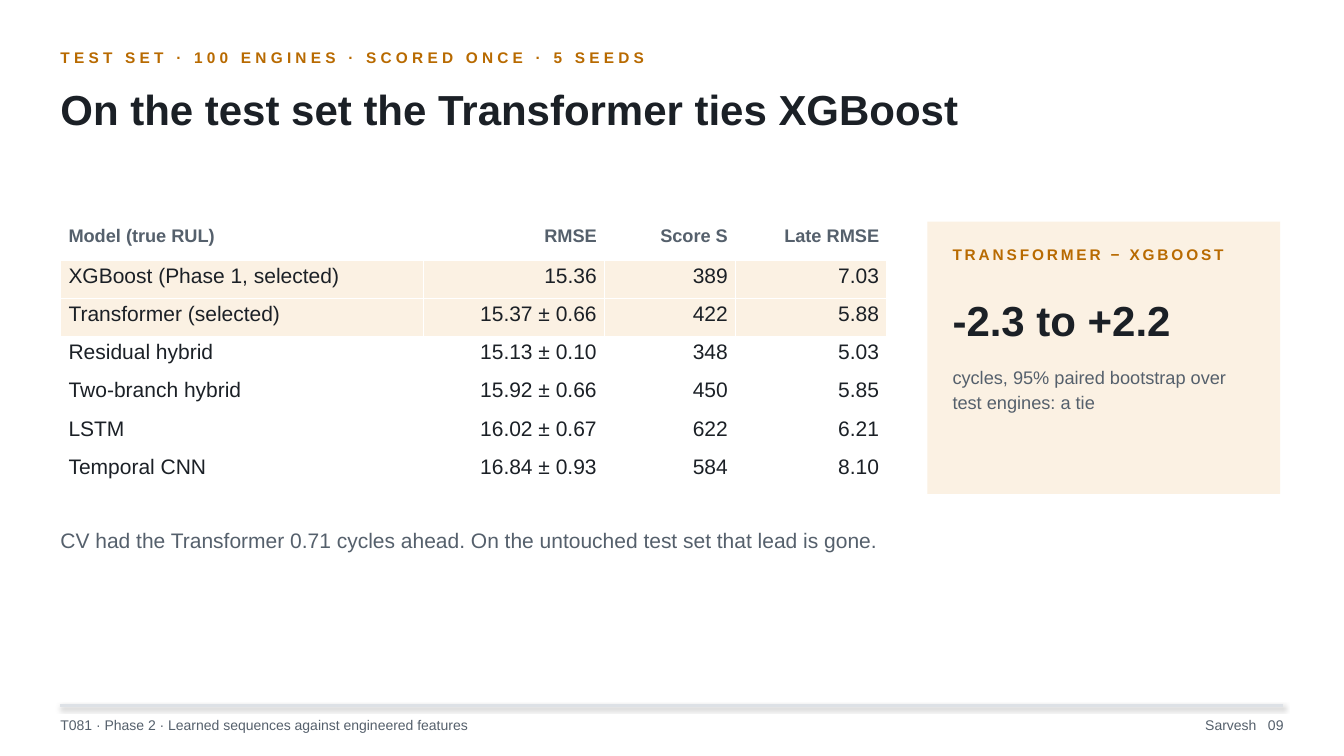
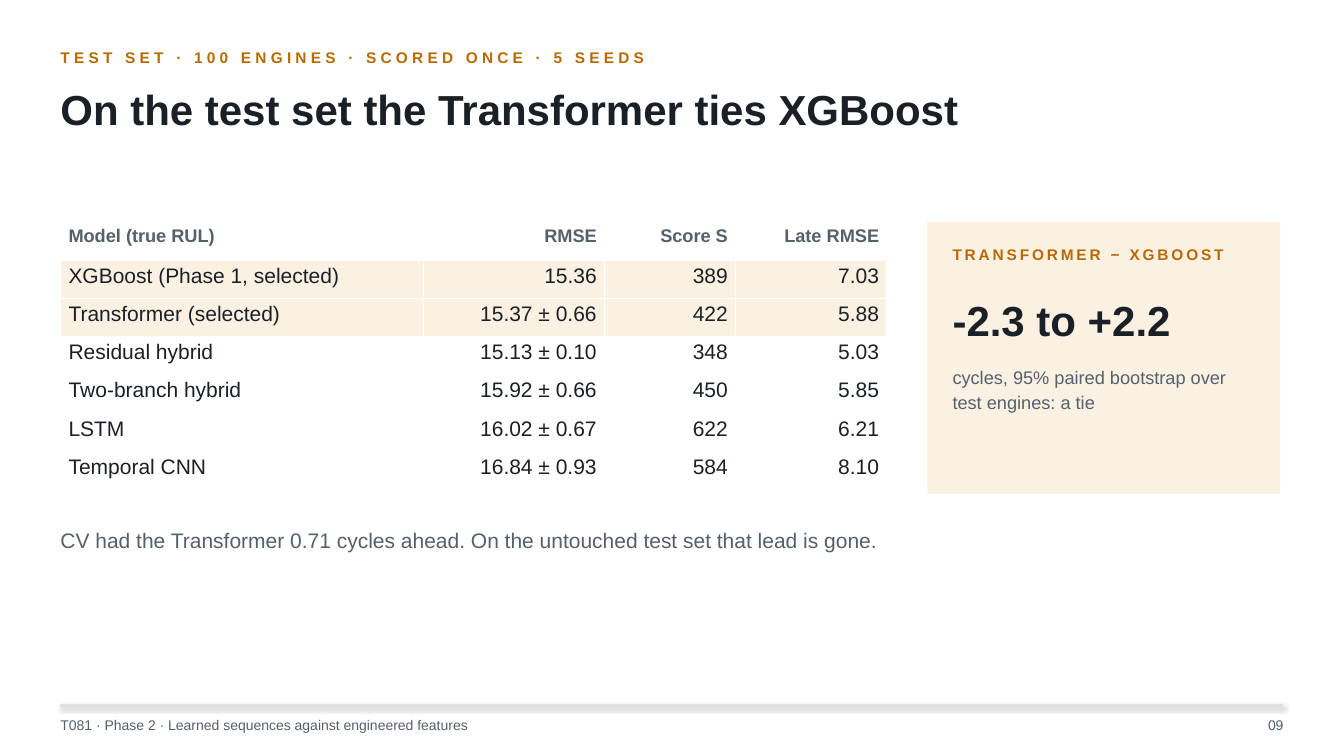
Before and after one commit to sarveshcore/t081-rul-prediction, a slide deck: slide 9 of slides/phase2_slides.pptx. Drawn at 1344x756 pixels with LibreOffice and Linux fonts; fonts in the diff are those of the drawing. Boxes give left, top, right and bottom in pixels: in the first picture for what was removed or moved away, otherwise in the second. Text is boxed around its words. In the diff, an @@ line names an element or a change of style, - is before the commit and + after.

```diff
--- a/slides/phase2_slides.pptx
+++ b/slides/phase2_slides.pptx
@@ text at <box>1268,720,1284,730</box>: text changed @@
-Sarvesh 09
+09
```
Also in this commit, not shown: 10 other slides changed, 3 other files.
